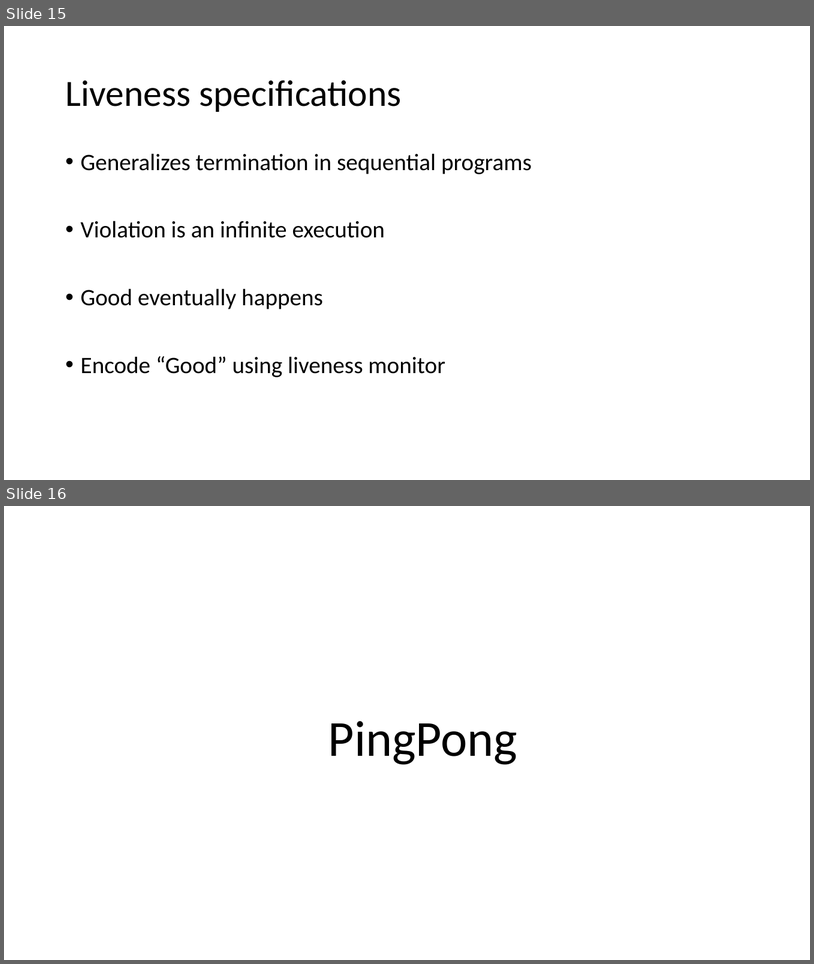
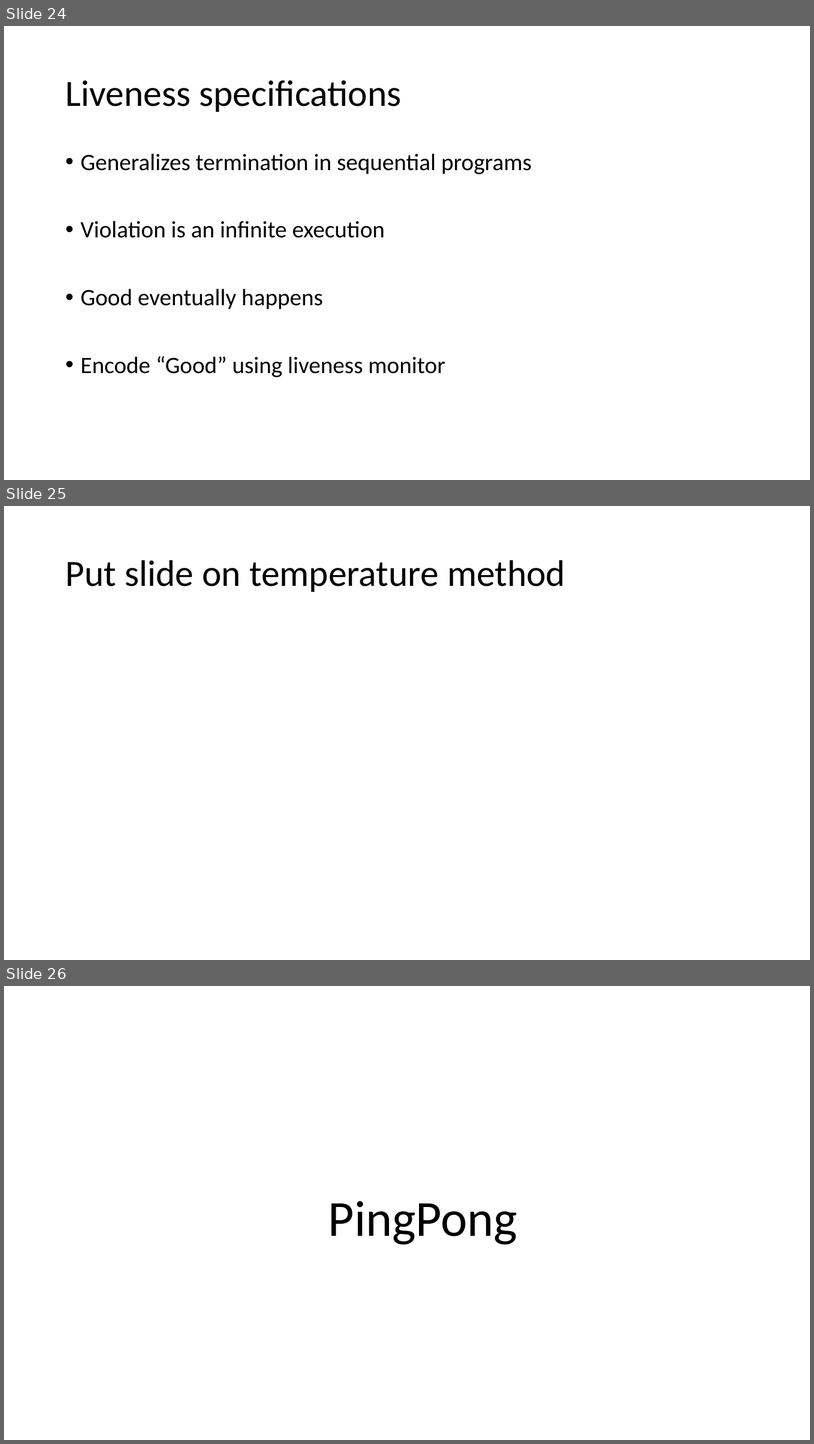
Before and after one commit to p-org/P, a slide deck: RVTutorial/P-tutorial-Part-1.pptx. Shown one above the other, each under a label of ours: slides 15 and 16 before the commit, slides 24, 25 and 26 after it. The pictures are 814x964 and 814x1444 pixels, drawn with LibreOffice and Linux fonts; fonts in the diff are those of the drawing. Boxes give left, top, right and bottom in pixels: in the first picture for what was removed or moved away, otherwise in the second. Text is boxed around its words. In the diff, an @@ line names an element or a change of style, - is before the commit and + after.

```diff
--- a/RVTutorial/P-tutorial-Part-1.pptx
+++ b/RVTutorial/P-tutorial-Part-1.pptx
@@ slide 25 added at box(4, 506, 810, 960), background #FFFFFF @@
@@ title added at box(65, 560, 566, 592), 44 pt, text #000000 @@
+Put slide on temperature method
@@ what was slide 15 is now slide 24 @@
@@ what was slide 16 is now slide 26 @@
```
Also in this commit, not shown: 6 slides changed, 6 other slides added, 1 slide removed, 6 other files.
